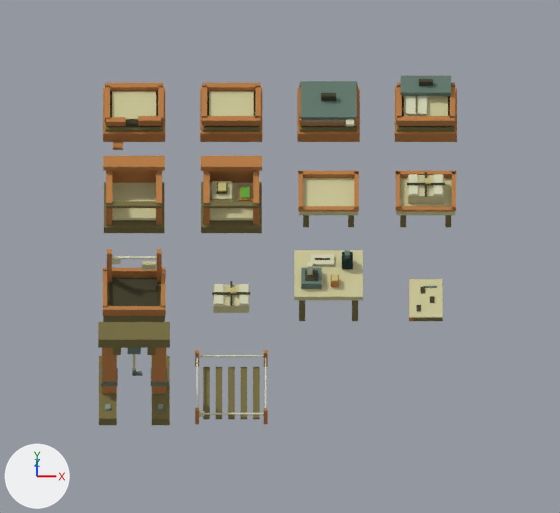
A saved change to the Blender file ArtSource/ConnectedSpread3D/Review/connected-spread-review.blend.
Both versions are drawn from the file's camera 'Review camera'. The axes (+X, +Y, +Z) are drawn at lower left. The lights are the same throughout. The first picture is the older version.

In view in the first picture: 'connected-spread-heavy-frame', 'connected-spread-ink-desk', 'connected-spread-pan-covered', 'connected-spread-pan-cracked', 'connected-spread-pan-empty', 'connected-spread-pan-ready', 'connected-spread-pantry-empty', 'connected-spread-pantry-full', 'connected-spread-pickup-empty', 'connected-spread-pickup-full', 'connected-spread-reserve-bed', 'connected-spread-reserve-tray' and 2 more.
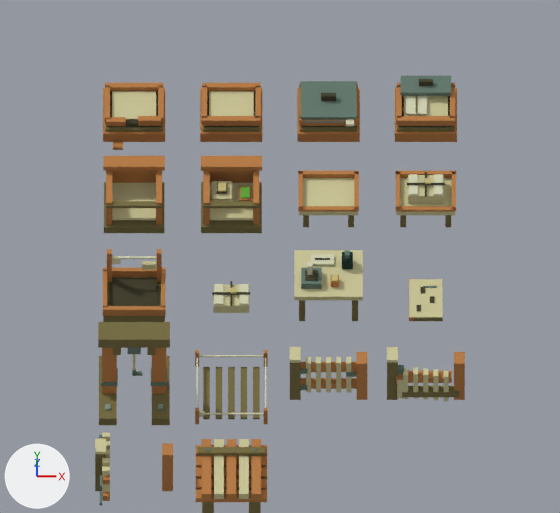
The newer file is also turned or shifted as a whole; pictures and numbers use the older file's frame.

What differs and where, as boxes (x1, y1, x2, y2) in the pictures (560 x 513 px):
'connected-spread-timber-pallet', added: after (196, 439, 267, 513)
    faces in mat_gladeswatch18 (orange #b77b43): (196, 439, 267, 502)
    faces in mat_gladeswatch5 (beige #cbc697): (214, 439, 249, 499)
    faces in mat_gladeswatch20 (dark yellow #756c40): (198, 447, 265, 513)
'connected-spread-wicket-closed', added: after (290, 347, 367, 400)
    faces in mat_gladeswatch18 (orange #b77b43): (301, 352, 367, 400)
    faces in mat_gladeswatch5 (beige #cbc697): (290, 347, 351, 392)
    faces in mat_gladeswatch20 (dark yellow #756c40): (290, 363, 301, 400)
'connected-spread-wicket-buckled', added: after (387, 347, 465, 401)
    faces in mat_gladeswatch5 (beige #cbc697): (387, 347, 449, 401)
    faces in mat_gladeswatch20 (dark yellow #756c40): (387, 363, 459, 400)
    faces in mat_gladeswatch18 (orange #b77b43): (396, 352, 465, 400)
'connected-spread-wicket-open', added: after (95, 432, 173, 505)
    faces in mat_gladeswatch18 (orange #b77b43): (103, 443, 173, 501)
    faces in mat_gladeswatch5 (beige #cbc697): (95, 432, 110, 500)
    faces in mat_gladeswatch20 (dark yellow #756c40): (95, 454, 106, 491)

Diff of the bpy script that builds the scene:
```diff
--- a/ArtSource/ConnectedSpread3D/Review/connected-spread-review.blend.py
+++ b/ArtSource/ConnectedSpread3D/Review/connected-spread-review.blend.py
@@ me_connected_spread_timber_pallet @@
+me_connected_spread_timber_pallet.from_pydata(...)  # 120 vertices, 90 faces; spans x -0.46..0.46, y -0.44..0.44, z 0.0..0.536
+# faces by material slot: [12, 12, 48, 18]
+me_connected_spread_timber_pallet.materials.append(mat_gladeswatch5)  # beige #cbc697
+me_connected_spread_timber_pallet.materials.append(mat_gladeswatch11)  # greyish green #62786c
+me_connected_spread_timber_pallet.materials.append(mat_gladeswatch18)  # orange #b77b43
+me_connected_spread_timber_pallet.materials.append(mat_gladeswatch20)  # dark yellow #756c40
@@ me_connected_spread_wicket_open @@
+me_connected_spread_wicket_open.from_pydata(...)  # 104 vertices, 78 faces; spans x -0.5..0.5, y -0.445..0.395, z 0.0..0.96
+# faces by material slot: [36, 18, 18, 6]
+me_connected_spread_wicket_open.materials.append(mat_gladeswatch5)  # beige #cbc697
+me_connected_spread_wicket_open.materials.append(mat_gladeswatch11)  # greyish green #62786c
+me_connected_spread_wicket_open.materials.append(mat_gladeswatch18)  # orange #b77b43
+me_connected_spread_wicket_open.materials.append(mat_gladeswatch20)  # dark yellow #756c40
@@ me_connected_spread_wicket_buckled @@
+me_connected_spread_wicket_buckled.from_pydata(...)  # 96 vertices, 72 faces; spans x -0.5..0.5, y -0.125..0.1, z 0.0..0.96
+# faces by material slot: [42, 6, 12, 12]
+me_connected_spread_wicket_buckled.materials.append(mat_gladeswatch5)  # beige #cbc697
+me_connected_spread_wicket_buckled.materials.append(mat_gladeswatch11)  # greyish green #62786c
+me_connected_spread_wicket_buckled.materials.append(mat_gladeswatch18)  # orange #b77b43
+me_connected_spread_wicket_buckled.materials.append(mat_gladeswatch20)  # dark yellow #756c40
@@ me_connected_spread_wicket_closed @@
+me_connected_spread_wicket_closed.from_pydata(...)  # 104 vertices, 78 faces; spans x -0.5..0.5, y -0.1..0.1, z 0.0..0.96
+# faces by material slot: [36, 18, 18, 6]
+me_connected_spread_wicket_closed.materials.append(mat_gladeswatch5)  # beige #cbc697
+me_connected_spread_wicket_closed.materials.append(mat_gladeswatch11)  # greyish green #62786c
+me_connected_spread_wicket_closed.materials.append(mat_gladeswatch18)  # orange #b77b43
+me_connected_spread_wicket_closed.materials.append(mat_gladeswatch20)  # dark yellow #756c40
@@ ob_connected_spread_timber_pallet @@
+ob_connected_spread_timber_pallet = bpy.data.objects.new('connected-spread-timber-pallet', me_connected_spread_timber_pallet)
+ob_connected_spread_timber_pallet.location = (-0.62, -3.5, 0.0)
@@ ob_connected_spread_wicket_open @@
+ob_connected_spread_wicket_open = bpy.data.objects.new('connected-spread-wicket-open', me_connected_spread_wicket_open)
+ob_connected_spread_wicket_open.location = (-1.88, -3.5, 0.0)
@@ ob_connected_spread_wicket_buckled @@
+ob_connected_spread_wicket_buckled = bpy.data.objects.new('connected-spread-wicket-buckled', me_connected_spread_wicket_buckled)
+ob_connected_spread_wicket_buckled.location = (1.88, -2.1, 0.0)
@@ ob_connected_spread_wicket_closed @@
+ob_connected_spread_wicket_closed = bpy.data.objects.new('connected-spread-wicket-closed', me_connected_spread_wicket_closed)
+ob_connected_spread_wicket_closed.location = (0.62, -2.1, 0.0)
```
